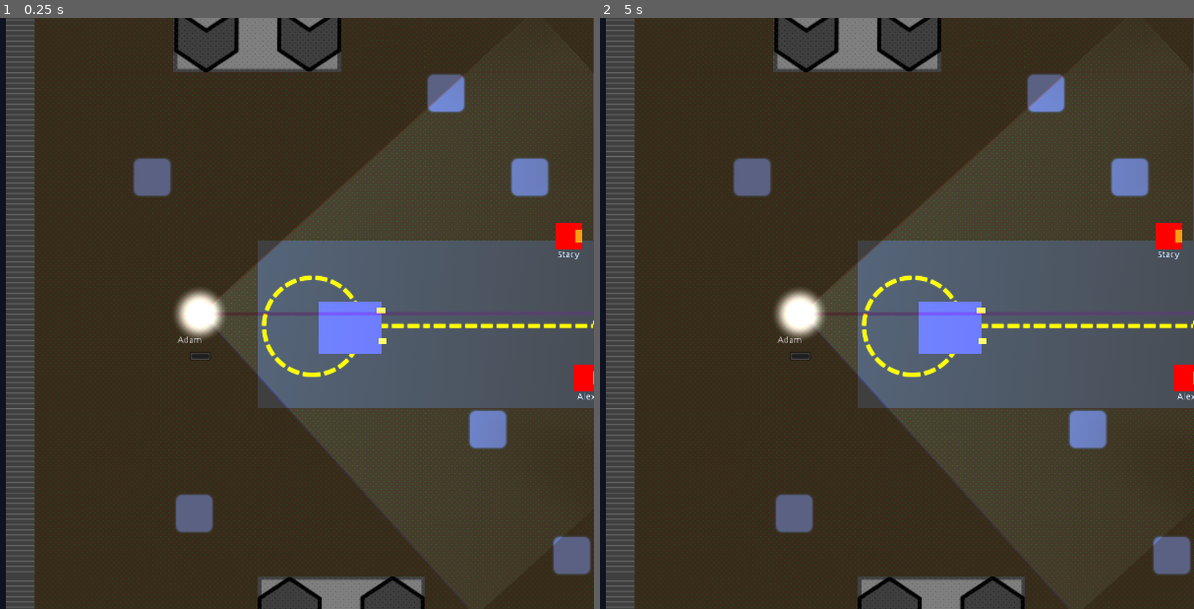
Above: before the commit, frames 1-2 (left to right).
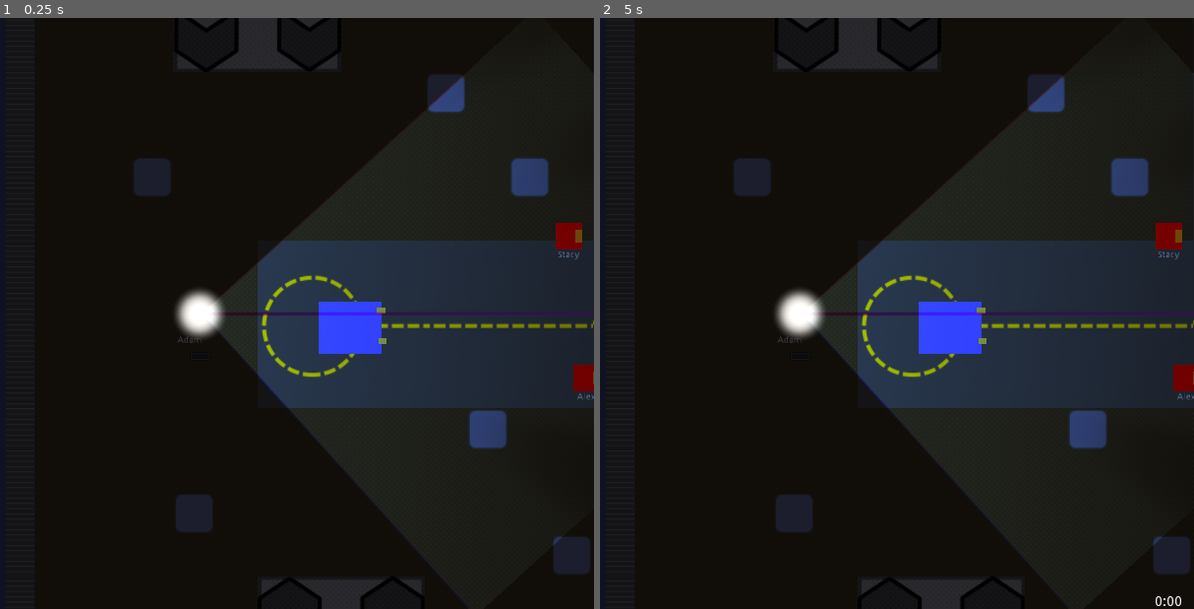
Above: after the commit, the same moments.

Repository: FugitiveTheGame/Fugitive
Game: Godot game, scene res://maps/map_00/Map_00_dev.tscn
The game is run twice, just before and just after one commit, with the same random seed, the same clock (stepped at 60 frames per second) and the same inputs. This scene is started directly instead of the project's main scene.
Inputs:
- Up to frame 1 (0.25 s): no input
- Up to frame 2 (5 s): tap Enter at 0.5, 2, 3.5 s; hold Right (ui_right) 0.53-1.28 s; hold E (use) 0.53-1.28 s; tap Space at 1.25, 2.75, 4.25 s; hold Down (ui_down) 1.28-2.03 s; tap H (car_horn) at 1.35, 4.35 s; tap E (use) at 1.55, 2.3, 2.85, 4.55 s; hold Right (ui_right) 2.03-2.78 s; hold Shift (sprint) 2.03-2.78 s; hold Up (ui_up) 2.78-3.53 s; hold E (use) 3.53-4.28 s; hold Left (ui_left) from 3.53 s (still down)

The runs differ from the first frame. In frame 1, 98% of the frame differs, in the area x 0-100%, y 0-100%; in frame 2, 98%.
Error in both runs: Assertion failed. (res://maps/map_00/Map_00_dev.gd:26)

Commit message:
Added a pre-game count down

Diff:
--- a/actors/player/Player.gd
+++ b/actors/player/Player.gd
@@ -24,6 +24,8 @@
 var frozen := false
 var frozenColor := Color(0, 0, 1, 1)
 
+var gameStarted := false
+
 # This is a car this player is driving
 var car = null
 
@@ -35,6 +37,12 @@
 	stamina = max_stamina
 	staminaBar.max_value = max_stamina
 	playerNameLabel.text = playerName
+
+func _enter_tree():
+	assert(SignalManager.connect('game_start', self, '_game_start') == OK)
+
+func _exit_tree():
+	SignalManager.disconnect('game_start', self, '_game_start')
 
 puppet func network_update(pos: Vector2, vel: Vector2, rot: float, stam: float):
 	self.position = pos
@@ -42,6 +50,9 @@
 	self.rotation = rot
 	self.stamina = stam
 
+func _game_start():
+	gameStarted = true
+
 func unfreeze():
 	rpc("onUnfreeze")
 
@@ -61,6 +72,9 @@
 
 func _input(event):
 	if not is_network_master():
+		return
+
+	if not gameStarted:
 		return
 
 	if(event.is_action_pressed("use")):
@@ -132,6 +146,9 @@
 	stamina = clamp(stamina, 0.0, max_stamina)
 
 func _physics_process(delta: float):
+	if not gameStarted:
+		return
+
 	# If we're in a car, do nothing
 	if is_network_master():
 		if self.car == null:
--- /dev/null
+++ b/global/SignalManager.gd
@@ -0,0 +1,6 @@
+extends Node
+
+signal game_start
+
+func emit_game_start():
+	emit_signal("game_start")
--- a/maps/map_00/Map_00.gd
+++ b/maps/map_00/Map_00.gd
@@ -36,12 +36,10 @@
 	print("%d players registered, %d total" % [players_done.size(), Network.players.keys().size()])
 
 	if (players_done.size() == Network.players.keys().size()):
-		print("*** UNPAUSING ***")
 		rpc("post_configure_game")
 
 remotesync func post_configure_game():
 	get_tree().set_pause(false)
-	gracePeriodTimer.start()
 	print("*** UNPAUSED ***")
 
 func create_players(newPlayers: Dictionary):
@@ -110,15 +108,21 @@
 func _process(delta: float):
 	if (not self.gameOver):
 		checkForFoundHiders()
-		handleBeginGameTimer()
 		checkWinConditions()
 		updateGameTimer()
-
-func handleBeginGameTimer():
-	if (self.gracePeriodTimer.time_left > 0.0):
-		$UiLayer/GraceTimerLabel.text = "Starting game in %d..." % self.gracePeriodTimer.time_left
+		updateStartTimer()
+		handleGraceTimer()
+
+func handleGraceTimer():
+	if not gracePeriodTimer.is_stopped():
+		$UiLayer/GraceTimerLabel.text = "Seekers released in %d..." % self.gracePeriodTimer.time_left
 	else:
 		$UiLayer/GraceTimerLabel.hide()
+
+func updateStartTimer():
+	if not $GameStartTimer.is_stopped():
+		var sec = $GameStartTimer.time_left as int
+		$UiLayer/GameStartLabel.text = "Starting in %d" % sec
 
 func updateGameTimer():
 	var secondsSoFar = OS.get_system_time_secs() - gameStartedAt
@@ -199,11 +203,7 @@
 		var seeker: Seeker = seekerNode
 		seeker.unfreeze()
 
-	$UiLayer/GameTimerLabel.hide()
-
-	gameStartedAt = OS.get_system_time_secs()
-	gameTimerLabel.show()
-	updateGameTimer()
+	$UiLayer/GraceTimerLabel.hide()
 
 func _on_BackToLobbyButton_pressed():
 	get_tree().change_scene('res://screens/lobby/Lobby.tscn')
@@ -226,3 +226,14 @@
 func player_updated(player_id: int, player_data: PlayerLobbyData):
 	player_removed(player_id)
 	new_player_registered(player_id, player_data)
+
+func _on_GameStartTimer_timeout():
+	$UiLayer/GameStartLabel.hide()
+
+	gameStartedAt = OS.get_system_time_secs()
+	gameTimerLabel.show()
+	updateGameTimer()
+
+	gracePeriodTimer.start()
+
+	SignalManager.emit_game_start()
--- a/maps/map_00/Map_00.tscn
+++ b/maps/map_00/Map_00.tscn
@@ -39,7 +39,6 @@
 tile_data = PoolIntArray( -4718581, -1073741824, 0, -4718558, -1073741824, 0, -4718557, -1073741824, 0, -4653030, -1073 …(2459 unchanged characters)…
 
 [node name="ambient" type="CanvasModulate" parent="."]
-visible = false
 color = Color( 0.313726, 0.313726, 0.352941, 1 )
 
 [node name="players" type="Node" parent="."]
@@ -61,6 +60,11 @@
 [node name="GracePeriodTimer" type="Timer" parent="."]
 wait_time = 10.0
 one_shot = true
+
+[node name="GameStartTimer" type="Timer" parent="."]
+wait_time = 5.0
+one_shot = true
+autostart = true
 
 [node name="UiLayer" type="CanvasLayer" parent="."]
 
@@ -115,6 +119,24 @@
 "_edit_use_anchors_": false
 }
 
+[node name="GameStartLabel" type="Label" parent="UiLayer"]
+visible = false
+anchor_left = 0.5
+anchor_top = 0.5
+anchor_right = 0.5
+anchor_bottom = 0.5
+margin_left = -131.0
+margin_top = -26.0
+margin_right = 131.0
+margin_bottom = 26.0
+custom_fonts/font = ExtResource( 3 )
+text = "Starting in 5"
+align = 1
+valign = 1
+__meta__ = {
+"_edit_use_anchors_": false
+}
+
 [node name="RoadWalls" type="Node" parent="."]
 
 [node name="Wall_0" type="StaticBody2D" parent="RoadWalls"]
@@ -133,4 +155,5 @@
 position = Vector2( 4481.71, -9.43939 )
 shape = SubResource( 3 )
 [connection signal="timeout" from="GracePeriodTimer" to="." method="_on_GracePeriodTimer_timeout"]
+[connection signal="timeout" from="GameStartTimer" to="." method="_on_GameStartTimer_timeout"]
 [connection signal="pressed" from="UiLayer/GameOverDialog/VBoxContainer/BackToLobbyButton" to="." method="_on_BackToLobbyButton_pressed"]
--- a/maps/map_00/Map_00_dev.tscn
+++ b/maps/map_00/Map_00_dev.tscn
@@ -5,7 +5,7 @@
 [ext_resource path="res://actors/seeker/Seeker.tscn" type="PackedScene" id=3]
 [ext_resource path="res://actors/hider/Hider.tscn" type="PackedScene" id=4]
 
-[node name="base" index="0" instance=ExtResource( 1 )]
+[node name="base" instance=ExtResource( 1 )]
 script = ExtResource( 2 )
 
 [node name="Seeker00" parent="players" index="0" instance=ExtResource( 3 )]
--- a/project.godot
+++ b/project.godot
@@ -56,6 +56,7 @@
 Network="*res://global/Network.gd"
 Groups="*res://global/Groups.gd"
 UserData="*res://global/UserData.gd"
+SignalManager="*res://global/SignalManager.gd"
 
 [display]
 
